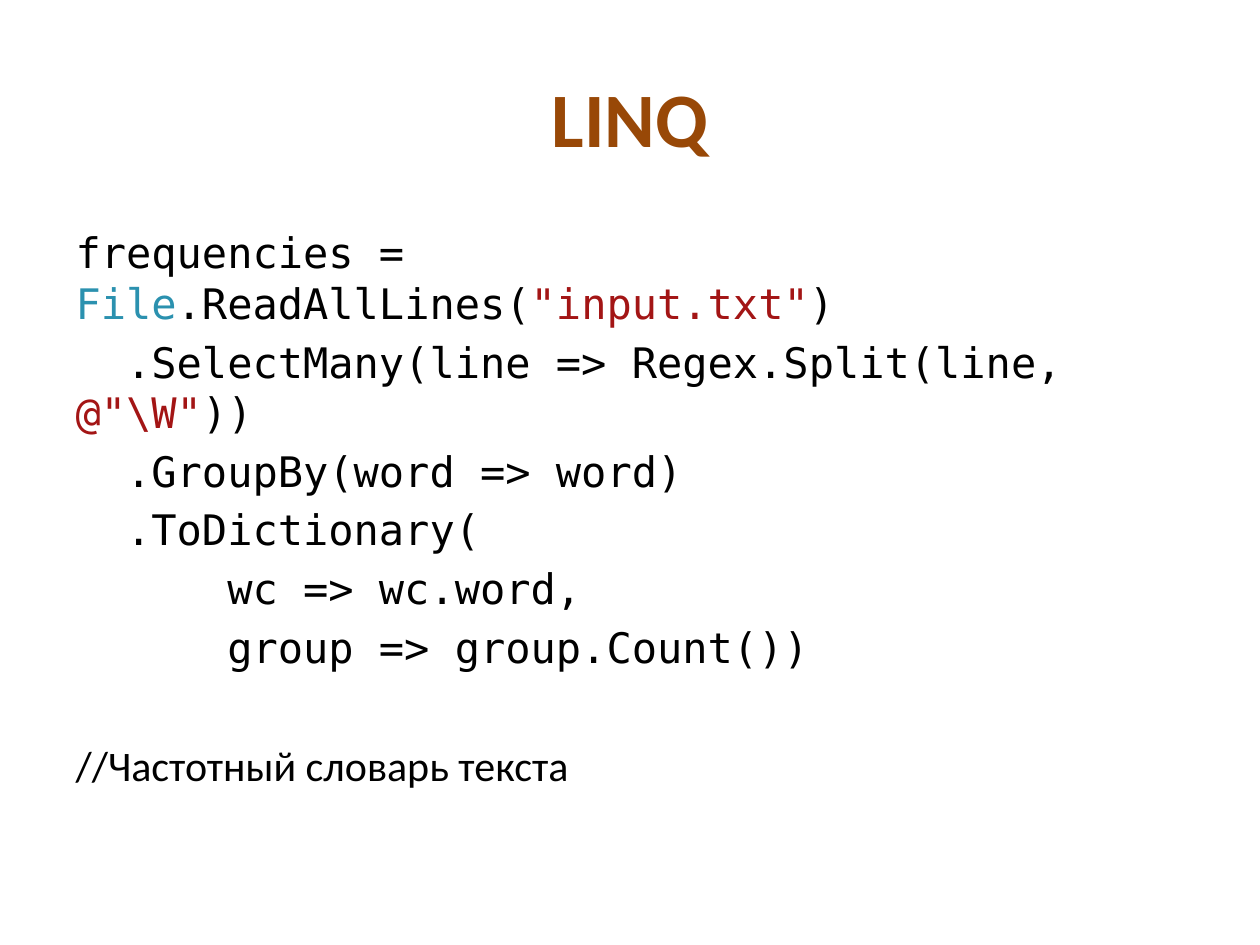
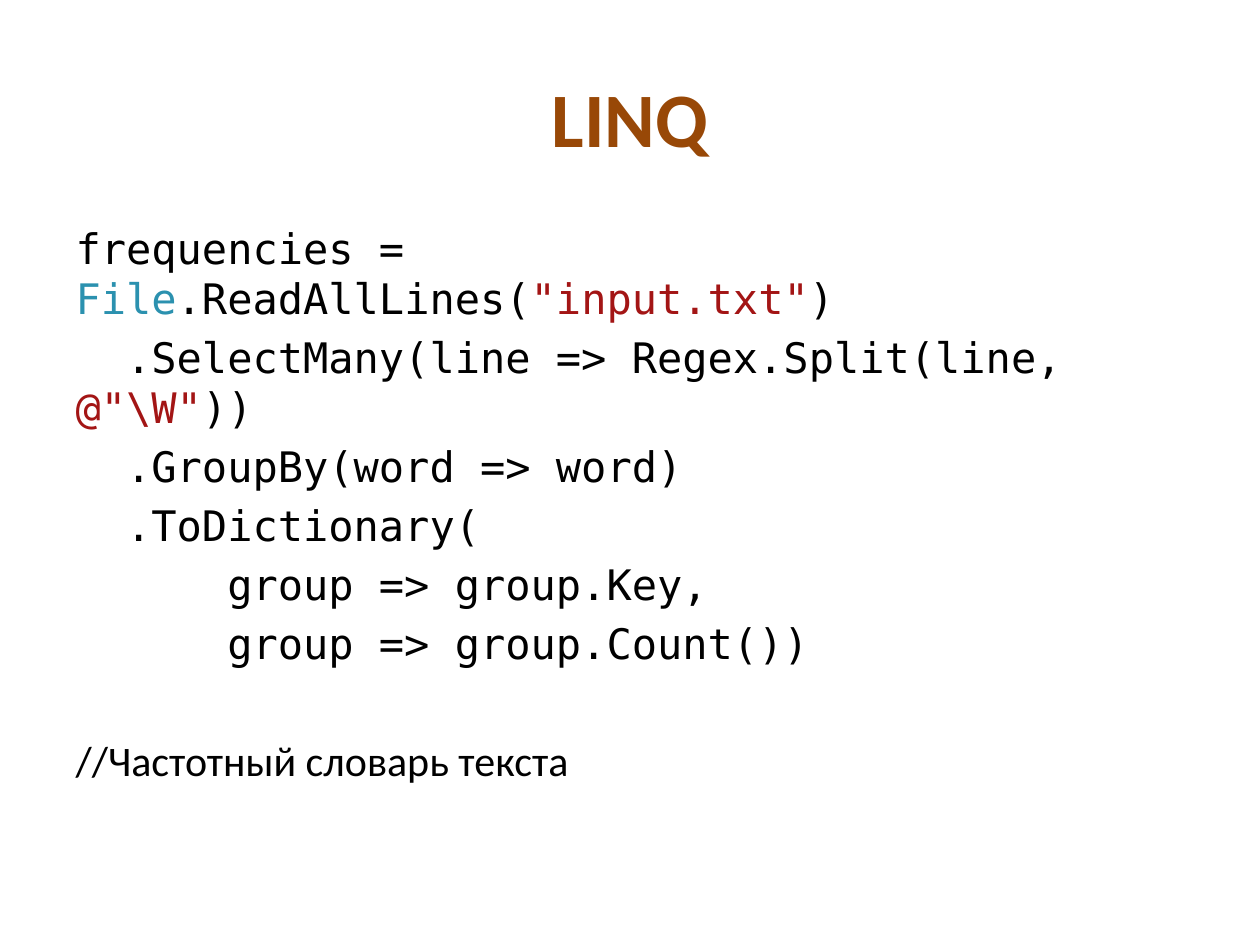
Before and after one commit to kontur-edu/kampus-nsk-2013-11, a slide deck: slide 44 of 02-CleanCode&Testing/CleanCode.pptx. Drawn at 1260x945 pixels with LibreOffice and Linux fonts; fonts in the diff are those of the drawing. Boxes give left, top, right and bottom in pixels: in the first picture for what was removed or moved away, otherwise in the second. Text is boxed around its words. In the diff, an @@ line names an element or a change of style, - is before the commit and + after.

```diff
--- a/02-CleanCode&Testing/CleanCode.pptx
+++ b/02-CleanCode&Testing/CleanCode.pptx
@@ text at [227,569,708,609]: text changed @@
-wc => wc.word,
+group => group.Key,
```
Also in this commit, not shown: 5 other slides changed, 1 slide added, 1 slide removed, 1 other file.
